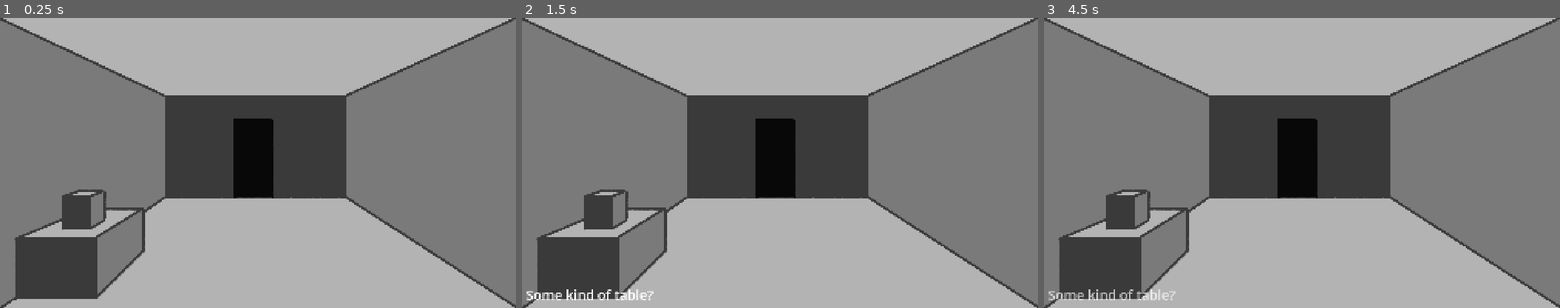
Above: before the commit, frames 1-3 (left to right).
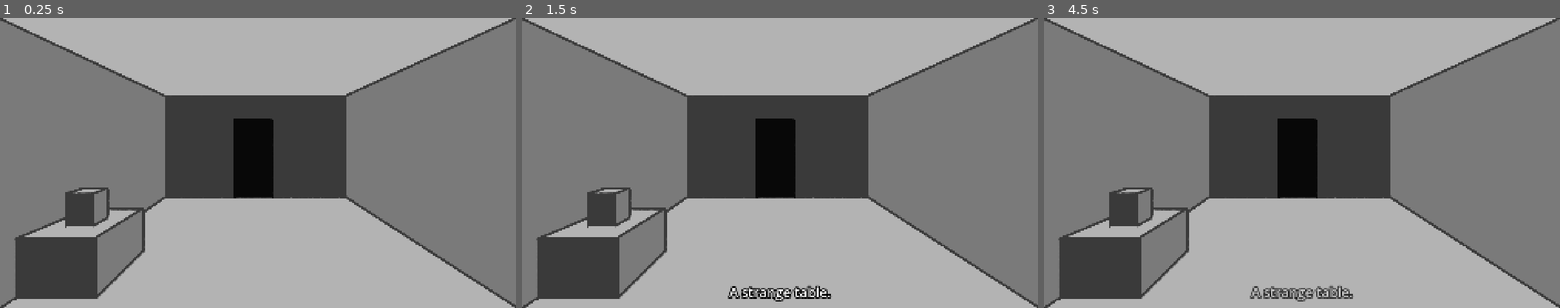
Above: after the commit, the same moments.

Repository: AEther-Frisko/point-n-click-game
Game: Godot game, scene res://shared/scenes/main.tscn
The game is run twice, just before and just after one commit, with the same random seed, the same clock (stepped at 60 frames per second) and the same inputs.
Inputs (mouse positions are in pixels of both pictures, inside the frame that each line leads up to):
- Up to frame 1 (0.25 s): no input
- Up to frame 2 (1.5 s): tap Enter at 0.5 s; move the mouse to (599, 252) at 0.52 s; press the mouse at (599, 252) at 0.53 s; tap Space at 1.25 s; move the mouse to (604, 209) at 1.27 s; release the mouse at (604, 209) at 1.28 s; click (604, 209) at 1.35 s
- Up to frame 3 (4.5 s): tap Enter at 2, 3.5 s; move the mouse to (1353, 99) at 2.02 s; press the mouse at (1353, 99) at 2.03 s; tap Space at 2.75, 4.25 s; move the mouse to (1276, 221) at 2.77 s; release the mouse at (1276, 221) at 2.78 s; click (1276, 221) at 2.85 s; move the mouse to (1456, 206) at 3.52 s; press the mouse at (1456, 206) at 3.53 s; move the mouse to (1147, 119) at 4.27 s; release the mouse at (1147, 119) at 4.28 s; click (1147, 119) at 4.35 s

The runs differ from the first frame. In frame 1, 0.5% of the frame differs, in the area x 12-22%, y 58-74%; in frame 2, 1.5%, in the area x 0-61%, y 58-98%; in frame 3, 1.4%.

Commit message:
rest of interaction functionality moved from gui to interaction manager, added less ugly cursors

Diff:
--- a/entities/props/test_prop_1.tres
+++ /dev/null
@@ -1,12 +0,0 @@
-[gd_resource type="Resource" script_class="PropData" format=3 uid="uid://cb0vnu06uq7ty"]
-
-[ext_resource type="Texture2D" uid="uid://3mexdu7ncd4s" path="res://test_cursor.png" id="1_6r0o6"]
-[ext_resource type="Script" uid="uid://dvdndyww02s8t" path="res://entities/props/prop_data.gd" id="2_8ty5d"]
-[ext_resource type="Texture2D" uid="uid://boau6tul4tt8g" path="res://entities/props/test_prop_1.png" id="3_6r0o6"]
-
-[resource]
-script = ExtResource("2_8ty5d")
-description = "Some kind of table?"
-texture = ExtResource("3_6r0o6")
-cursor = ExtResource("1_6r0o6")
-metadata/_custom_type_script = "uid://dvdndyww02s8t"
--- a/entities/props/test_prop_2.tres
+++ /dev/null
@@ -1,12 +0,0 @@
-[gd_resource type="Resource" script_class="PropData" format=3 uid="uid://drrlukkl5thkv"]
-
-[ext_resource type="Texture2D" uid="uid://3mexdu7ncd4s" path="res://test_cursor.png" id="1_ifvym"]
-[ext_resource type="Script" uid="uid://dvdndyww02s8t" path="res://entities/props/prop_data.gd" id="2_7c3my"]
-[ext_resource type="Texture2D" uid="uid://d0udqwdrdcoru" path="res://entities/props/test_prop_2.png" id="3_7c3my"]
-
-[resource]
-script = ExtResource("2_7c3my")
-description = "Grey cube..."
-texture = ExtResource("3_7c3my")
-cursor = ExtResource("1_ifvym")
-metadata/_custom_type_script = "uid://dvdndyww02s8t"
--- a/entities/rooms/room.tscn
+++ b/entities/rooms/room.tscn
@@ -2,8 +2,21 @@
 
 [ext_resource type="Texture2D" uid="uid://dwxlt5vwsj8k6" path="res://entities/rooms/test-room.png" id="1_4jni1"]
 [ext_resource type="PackedScene" uid="uid://q57c5k076cra" path="res://entities/props/prop.tscn" id="1_gfcs5"]
-[ext_resource type="Resource" uid="uid://cb0vnu06uq7ty" path="res://entities/props/test_prop_1.tres" id="3_3rrti"]
-[ext_resource type="Resource" uid="uid://drrlukkl5thkv" path="res://entities/props/test_prop_2.tres" id="4_wv86s"]
+[ext_resource type="Script" uid="uid://dvdndyww02s8t" path="res://entities/props/prop_data.gd" id="3_3rrti"]
+[ext_resource type="Texture2D" uid="uid://boau6tul4tt8g" path="res://entities/props/test_prop_1.png" id="4_wv86s"]
+[ext_resource type="Texture2D" uid="uid://d0udqwdrdcoru" path="res://entities/props/test_prop_2.png" id="5_wv86s"]
+
+[sub_resource type="Resource" id="Resource_pl5rr"]
+script = ExtResource("3_3rrti")
+description = "A strange table."
+texture = ExtResource("4_wv86s")
+metadata/_custom_type_script = "uid://dvdndyww02s8t"
+
+[sub_resource type="Resource" id="Resource_bwubf"]
+script = ExtResource("3_3rrti")
+description = "Grey cube..."
+texture = ExtResource("5_wv86s")
+metadata/_custom_type_script = "uid://dvdndyww02s8t"
 
 [node name="Room" type="Node2D" unique_id=66319938]
 
@@ -15,10 +28,10 @@
 
 [node name="Prop" parent="Props" unique_id=1491848127 instance=ExtResource("1_gfcs5")]
 position = Vector2(297, 875)
-prop_data = ExtResource("3_3rrti")
+prop_data = SubResource("Resource_pl5rr")
 
 [node name="Prop2" parent="Props" unique_id=1237188023 instance=ExtResource("1_gfcs5")]
-position = Vector2(312, 714)
-prop_data = ExtResource("4_wv86s")
+position = Vector2(324, 704)
+prop_data = SubResource("Resource_bwubf")
 
 [node name="Doors" type="Node2D" parent="." unique_id=2070332888]
--- a/shared/scenes/main.tscn
+++ b/shared/scenes/main.tscn
@@ -10,6 +10,7 @@
 script = ExtResource("1_n4xtn")
 
 [node name="GUI" type="Control" parent="." unique_id=1726270139]
+unique_name_in_owner = true
 z_index = 1
 layout_mode = 3
 anchors_preset = 15
@@ -27,16 +28,17 @@
 anchor_bottom = 1.0
 grow_horizontal = 2
 grow_vertical = 2
-theme_override_constants/margin_left = 15
-theme_override_constants/margin_top = 15
-theme_override_constants/margin_right = 15
-theme_override_constants/margin_bottom = 15
+theme_override_constants/margin_left = 25
+theme_override_constants/margin_top = 25
+theme_override_constants/margin_right = 25
+theme_override_constants/margin_bottom = 25
 
 [node name="TextDisplay" type="Label" parent="GUI/MarginContainer" unique_id=1228492692]
 unique_name_in_owner = true
 layout_mode = 2
-size_flags_horizontal = 0
+size_flags_horizontal = 4
 size_flags_vertical = 8
+theme_override_constants/outline_size = 20
 theme_override_font_sizes/font_size = 50
 
 [node name="World" type="Node2D" parent="." unique_id=931716194]
--- a/systems/interaction/interaction_manager.gd
+++ b/systems/interaction/interaction_manager.gd
@@ -3,14 +3,19 @@
 ## All interactables in the scene.
 @onready var interactables := get_tree().get_nodes_in_group("interactables")
 
+@onready var gui := %GUI
+
 ## All interactables currently being hovered over by the mouse.
 var hovered_areas : Array[Node]
 
 ## Cursor [Texture] to load depending on the context.
-var cursors := {
-	"Default" : null,
-	"Examine" : load("res://test_cursor.png")
+@export var cursors := {
+	"Default" : preload("res://shared/images/cursors/cur_default.png"),
+	"Look" : preload("res://shared/images/cursors/cur_look.png")
 }
+
+func _ready() -> void:
+	set_cursor("Default")
 
 func _process(_delta: float) -> void:
 	# check if all interactables in scene are accounted for
@@ -37,6 +42,11 @@
 	interactable.hover_started.connect(add_hovered_area)
 	interactable.hover_ended.connect(remove_hovered_area)
 
+	# type-dependent connections
+	var groups := interactable.get_groups()
+	if groups.has("props"):
+		interactable.clicked.connect(_on_prop_clicked)
+
 ## Remove an interactable [Node] from [member interactables].
 func remove_interactable(interactable: Node) -> void:
 	interactables.erase(interactable)
@@ -46,7 +56,7 @@
 	hovered_areas.append(area)
 	var groups := area.get_groups()
 	if groups.has("props"):
-		set_cursor("Examine")
+		set_cursor("Look")
 
 ## Removes an area [Node] from [member hovered_areas] and updates the cursor if necessary.
 func remove_hovered_area(area: Node) -> void:
@@ -57,3 +67,6 @@
 ## Sets the mouse cursor to a specified [member cursors].
 func set_cursor(new_cursor: String) -> void:
 	Input.set_custom_mouse_cursor(cursors[new_cursor])
+
+func _on_prop_clicked(desc: String) -> void:
+	gui.display_description(desc)
--- a/systems/ui/gui.gd
+++ b/systems/ui/gui.gd
@@ -1,21 +1,10 @@
 extends Control
 
 @onready var text_display: Label = %TextDisplay
-@onready var props = get_tree().get_nodes_in_group("props")
 
 func _ready() -> void:
 	# text display is invisible until needed
 	text_display.set_modulate(Color.TRANSPARENT)
-
-# Keeps all relevant signals connected to the GUI, even as they are added/removed.
-# But it's very ugly so I'll probably be changing it later
-func _process(_delta: float) -> void:
-	var current_props = get_tree().get_nodes_in_group("props")
-	if props != current_props:
-		props = current_props
-		for prop in props:
-			if !prop.clicked.is_connected(_on_prop_clicked):
-				prop.clicked.connect(_on_prop_clicked)
 
 ## Uses the modulate property on a [CanvasItem] to tween between its current colour
 ## and the specified [param fade_color] (i.e. [constant Color.TRANSPARENT] makes the node fade out
@@ -24,8 +13,8 @@
 	var tween = get_tree().create_tween()
 	tween.tween_property(node, "modulate", fade_color, fade_duration)
 
-## Handles GUI changes that should occur when a Prop is clicked.
-func _on_prop_clicked(desc: String) -> void:
+## Displays input description text to the screen for a limited time.
+func display_description(desc: String) -> void:
 	# timer configuration
 	# should only create a timer if one doesn't exist
 	var fade_timer = get_node_or_null("FadeTimer")
@@ -34,12 +23,12 @@
 		fade_timer.name = "FadeTimer"
 		add_child(fade_timer)
 
-	# display prop text
+	# display text
 	text_display.text = desc
 	fade_node(text_display, Color.WHITE, 0.25)
 
 	fade_timer.start(3.0)
 	await fade_timer.timeout
 
-	# hide prop text
+	# hide text
 	fade_node(text_display, Color.TRANSPARENT, 0.5)
Binary file added: shared/images/cursors/cur_default.png
Not shown, added: shared/images/cursors/cur_default.png.import
Binary file added: shared/images/cursors/cur_gear.png
Not shown, changed: shared/images/cursors/cur_gear.png.import
Binary file added: shared/images/cursors/cur_hand.png
Not shown, added: shared/images/cursors/cur_hand.png.import
Binary file added: shared/images/cursors/cur_look.png
Not shown, added: shared/images/cursors/cur_look.png.import
Binary file added: shared/images/cursors/cur_talk.png
Not shown, added: shared/images/cursors/cur_talk.png.import
Binary file added: shared/images/cursors/cur_walk.png
Not shown, added: shared/images/cursors/cur_walk.png.import
(and 1 more such lines)
